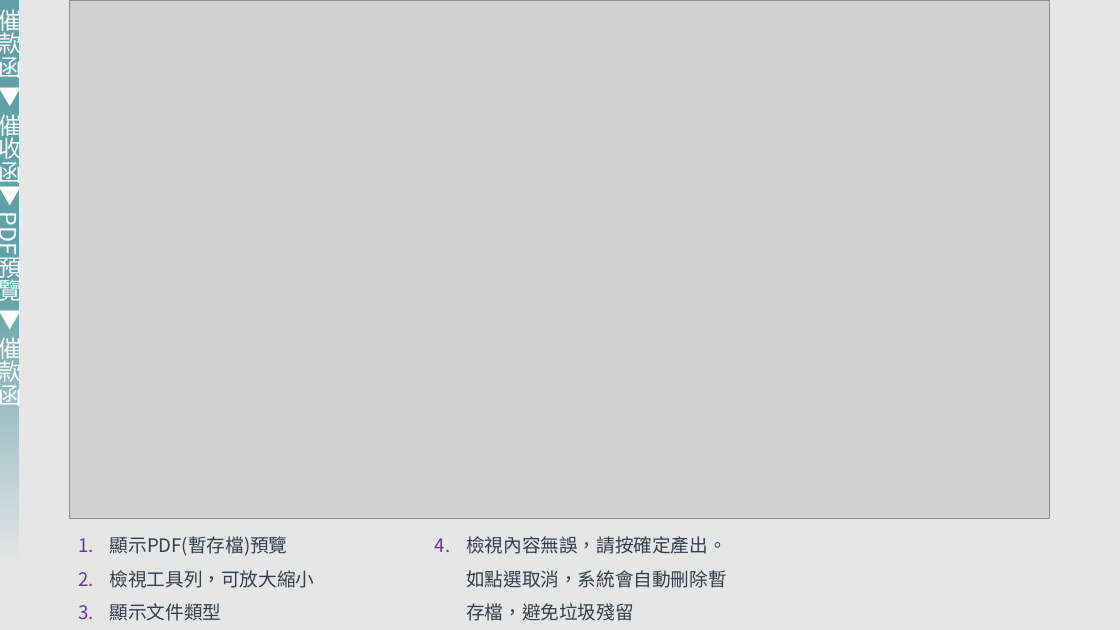
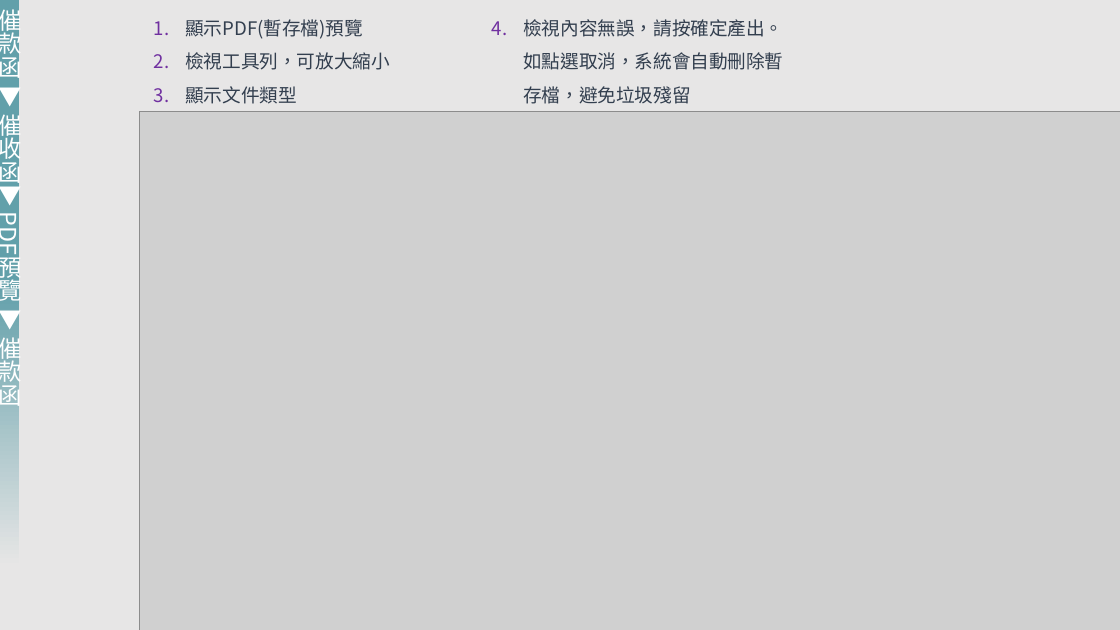
Before and after one commit to dpi627/SGS.LEGAL.DLS, a slide deck: slide 19 of Doc/系統文件/SD/UserManual/UserManual.pptx. Drawn at 1120x630 pixels with LibreOffice and Linux fonts; fonts in the diff are those of the drawing; grey boxes stand for pictures. Boxes give left, top, right and bottom in pixels: in the first picture for what was removed or moved away, otherwise in the second. Text is boxed around its words. In the diff, an @@ line names an element or a change of style, - is before the commit and + after.

```diff
--- a/Doc/系統文件/SD/UserManual/UserManual.pptx
+++ b/Doc/系統文件/SD/UserManual/UserManual.pptx
@@ text "顯示PDF(暫存檔)預覽": place and size @@
-text "顯示PDF(暫存檔)預覽" at [110,536,315,621]
+text "顯示PDF(暫存檔)預覽" at [185,19,390,104]
@@ text "檢視內容無誤，請按確定產出。如點選取消，系統會自動刪除暫存檔，避免垃圾殘留": place and size @@
-text "檢視內容無誤，請按確定產出。如點選取消，系統會自動刪除暫存檔，避免垃圾殘留" at [466,536,726,621]
+text "檢視內容無誤，請按確定產出。如點選取消，系統會自動刪除暫存檔，避免垃圾殘留" at [523,19,783,104]
@@ picture: place and size @@
-picture at [69,0,1050,519]
+picture at [139,111,1120,630]
```
Also in this commit, not shown: 15 other slides changed, 1 other file.
